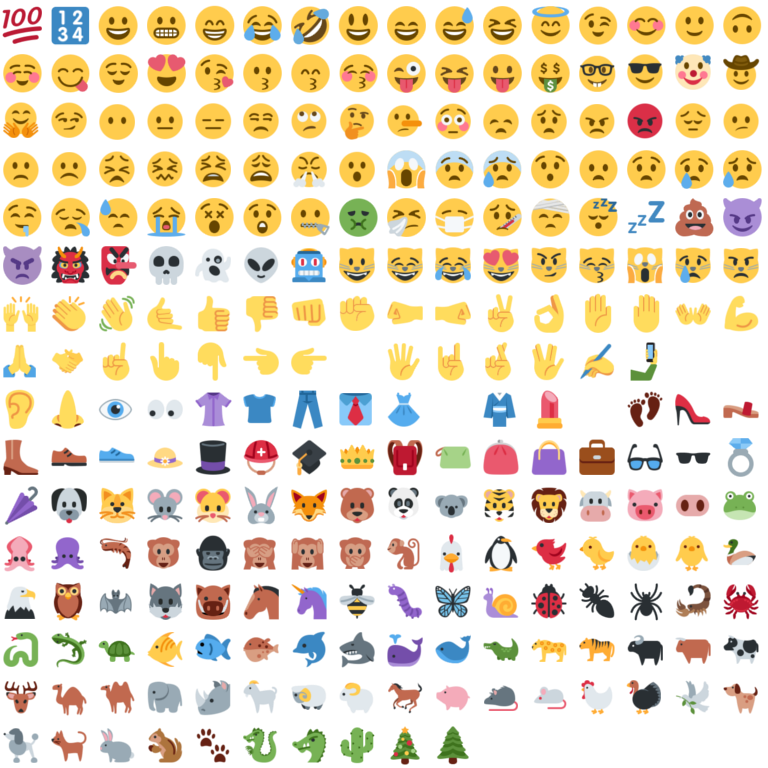
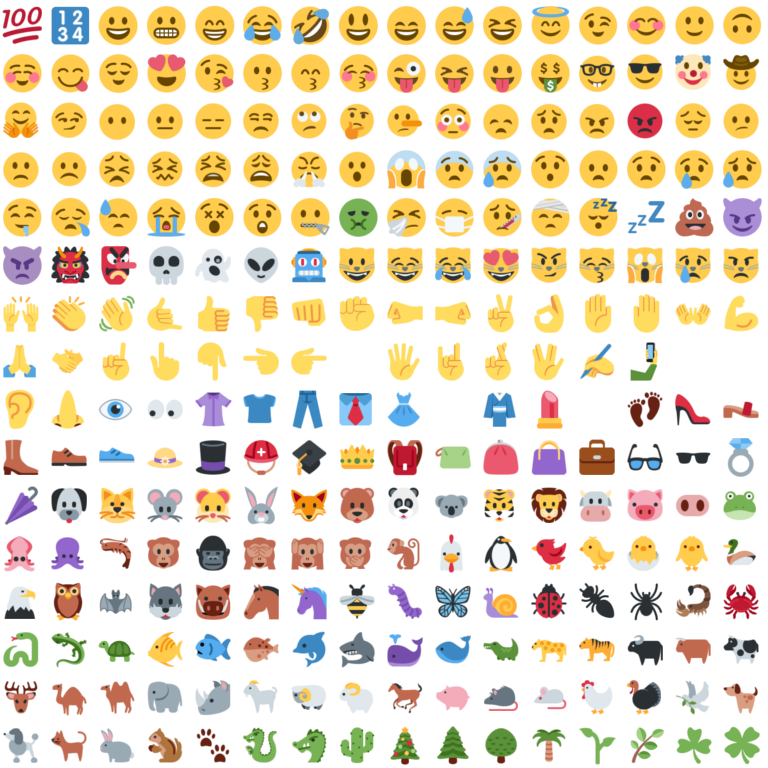
The second 768px x 768px image is a revision of the first. Changes to its layers:
added layer ":four_leaf_clover:" above ":shamrock:" over [724, 726, 760, 765]
added layer ":shamrock:" above ":herb:" over [676, 727, 712, 764]
added layer ":herb:" above ":seedling:" over [630, 726, 665, 764]
added layer ":seedling:" above ":palm_tree:" over [579, 727, 616, 765]
added layer ":palm_tree:" above ":deciduous_tree:" over [532, 729, 566, 763]
added layer ":deciduous_tree:" above ":evergreen_tree:" over [485, 728, 518, 764]
